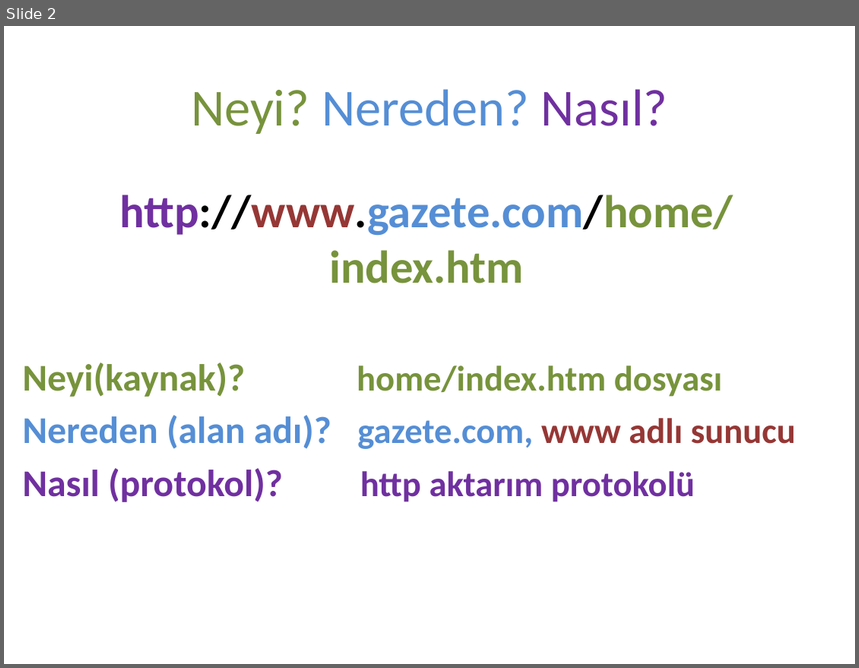
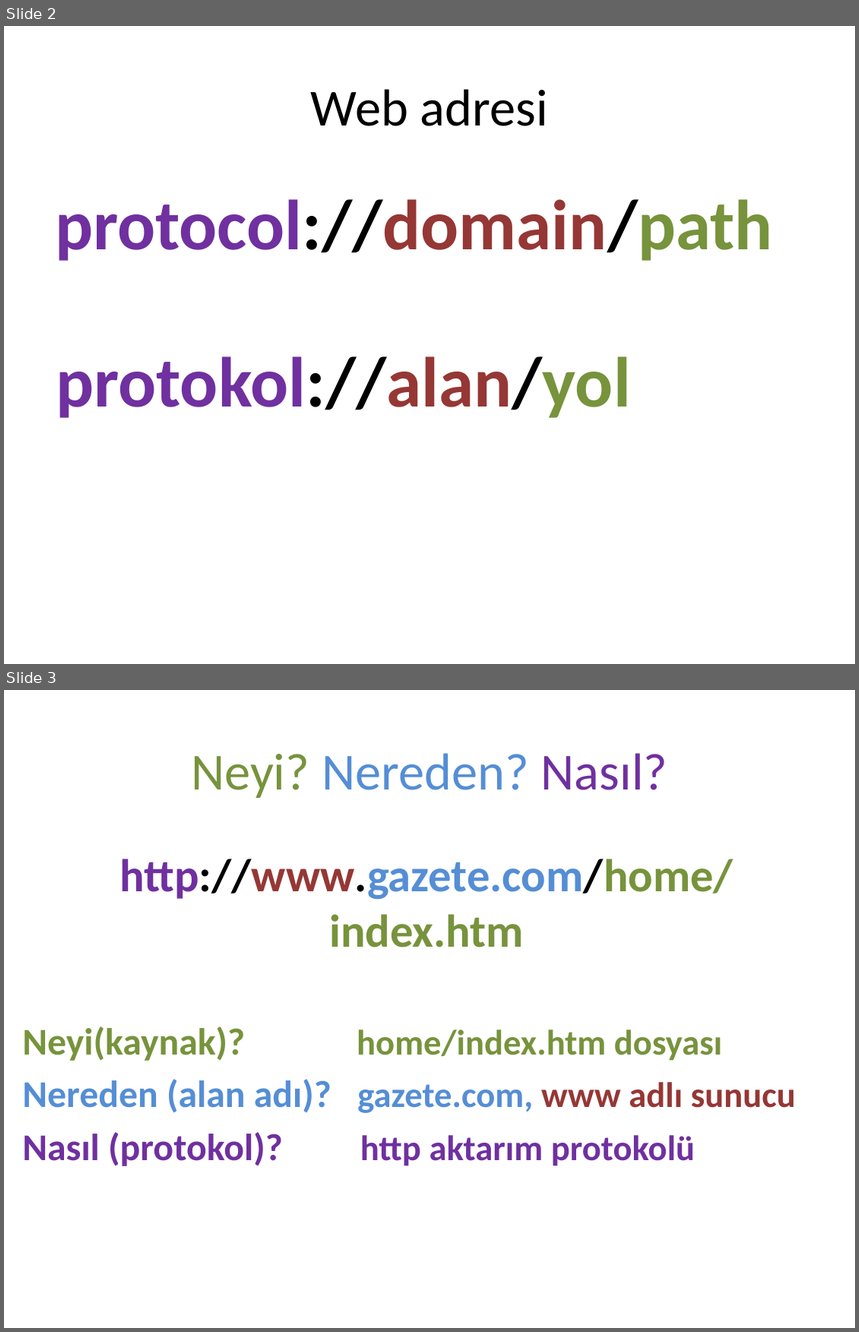
Before and after one commit to cemmerven/attrac, a slide deck: AttendanceTracker/Web Adresi.pptx. Shown one above the other, each under a label of ours: slide 2 before the commit, slides 2 and 3 after it. The pictures are 859x668 and 859x1332 pixels, drawn with LibreOffice and Linux fonts; fonts in the diff are those of the drawing. Boxes give left, top, right and bottom in pixels: in the first picture for what was removed or moved away, otherwise in the second. Text is boxed around its words. In the diff, an @@ line names an element or a change of style, - is before the commit and + after.

```diff
--- a/AttendanceTracker/Web Adresi.pptx
+++ b/AttendanceTracker/Web Adresi.pptx
@@ slide 2 added at [4, 26, 855, 664], background #FFFFFF @@
@@ title added at [311, 89, 548, 126], 44 pt, text #000000 @@
+Web adresi
@@ text added at [55, 199, 773, 261], 60 pt, text #7030A0, bold @@
+protocol://domain/path
@@ text added at [56, 357, 631, 418], 60 pt, text #7030A0, bold @@
+protokol://alan/yol
@@ what was slide 2 is now slide 3 @@
```
Also in this commit, not shown: 2 slides changed, 8 other slides added, 7 other files.
